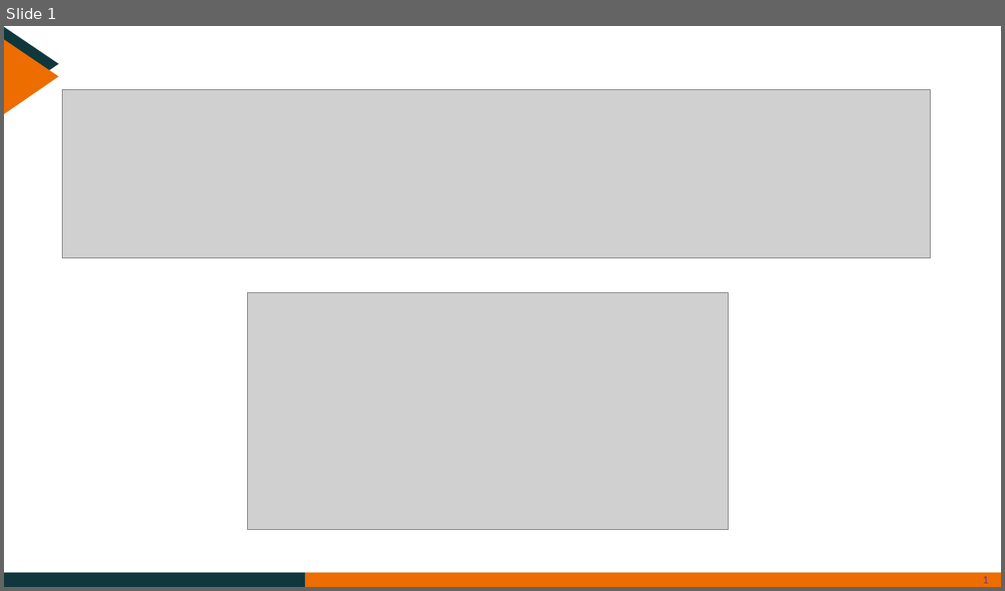
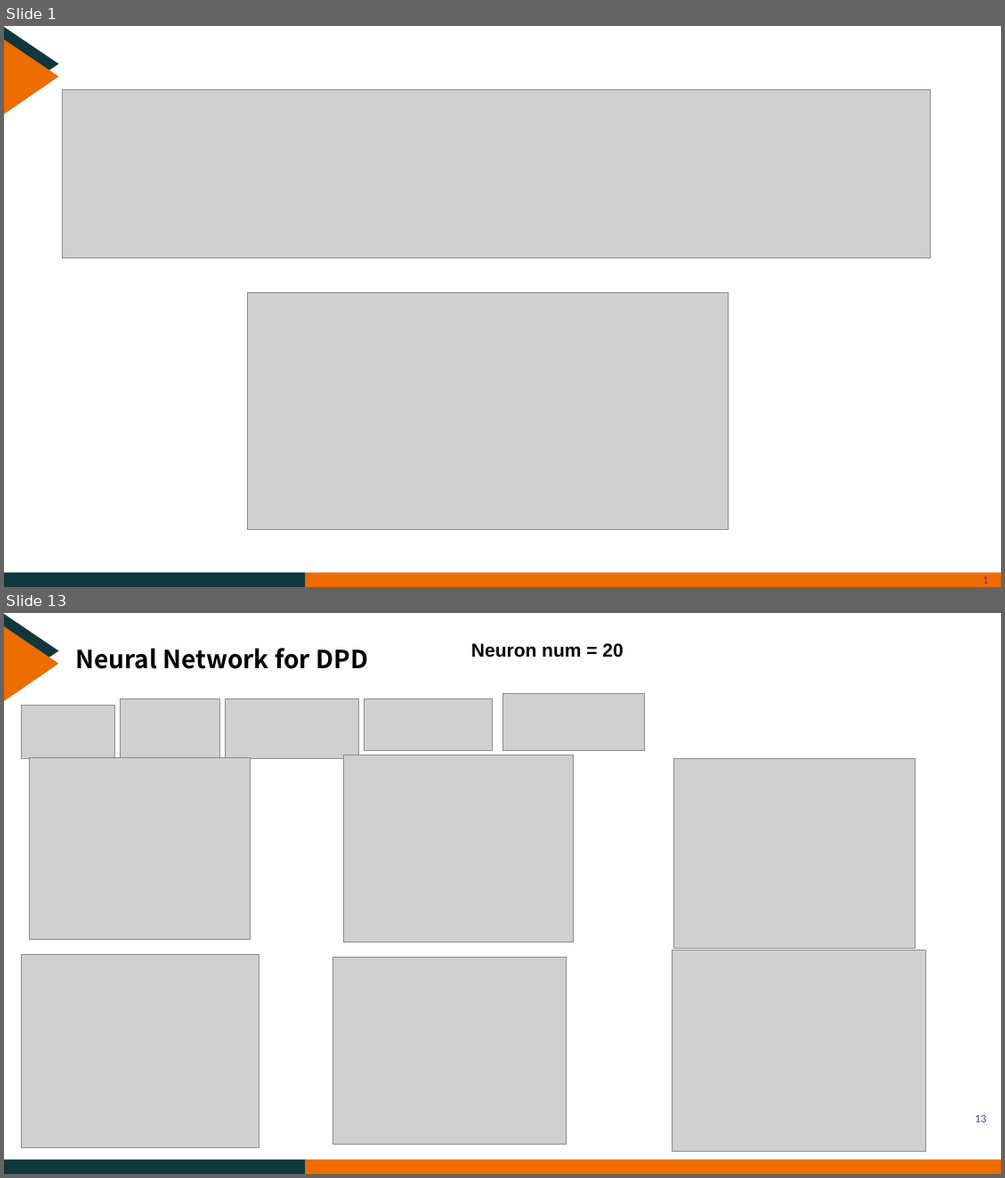
Before and after one commit to CreatorYu/Yu, a slide deck: YXQ.pptx. Shown one above the other, each under a label of ours: slide 1 before the commit, slides 1 and 13 after it; the slides between them are not shown. The pictures are 1005x591 and 1005x1178 pixels, drawn with LibreOffice and Linux fonts; fonts in the diff are those of the drawing; grey boxes stand for pictures; background and template pictures are left out. Boxes give left, top, right and bottom in pixels: in the first picture for what was removed or moved away, otherwise in the second. Text is boxed around its words. In the diff, an @@ line names an element or a change of style, - is before the commit and + after.

```diff
--- a/YXQ.pptx
+++ b/YXQ.pptx
@@ slide 13 added at bbox=[4, 613, 1001, 1174], background #FFFFFF; not listed: 4 template elements that a slide beside it also shows @@
@@ text added at bbox=[75, 648, 368, 669], 24 pt, text #000000, bold @@
+Neural Network for DPD
@@ text added at bbox=[471, 643, 623, 657], 18 pt, text #000000, bold @@
+Neuron num = 20
@@ picture added at bbox=[21, 705, 114, 758] @@
@@ picture added at bbox=[121, 699, 220, 758] @@
@@ picture added at bbox=[226, 699, 358, 758] @@
@@ picture added at bbox=[364, 699, 492, 751] @@
@@ picture added at bbox=[502, 693, 645, 751] @@
@@ picture added at bbox=[29, 757, 250, 939] @@
@@ picture added at bbox=[343, 755, 574, 942] @@
@@ picture added at bbox=[674, 758, 915, 948] @@
@@ picture added at bbox=[21, 954, 259, 1147] @@
@@ picture added at bbox=[333, 957, 566, 1144] @@
@@ picture added at bbox=[672, 950, 926, 1151] @@
@@ page number added at bbox=[975, 1114, 987, 1122], 11 pt, text #7030A0 @@
+13
```
Also in this commit, not shown: 3 slides changed, 12 other slides added, 20 slides removed, 1 other file.
